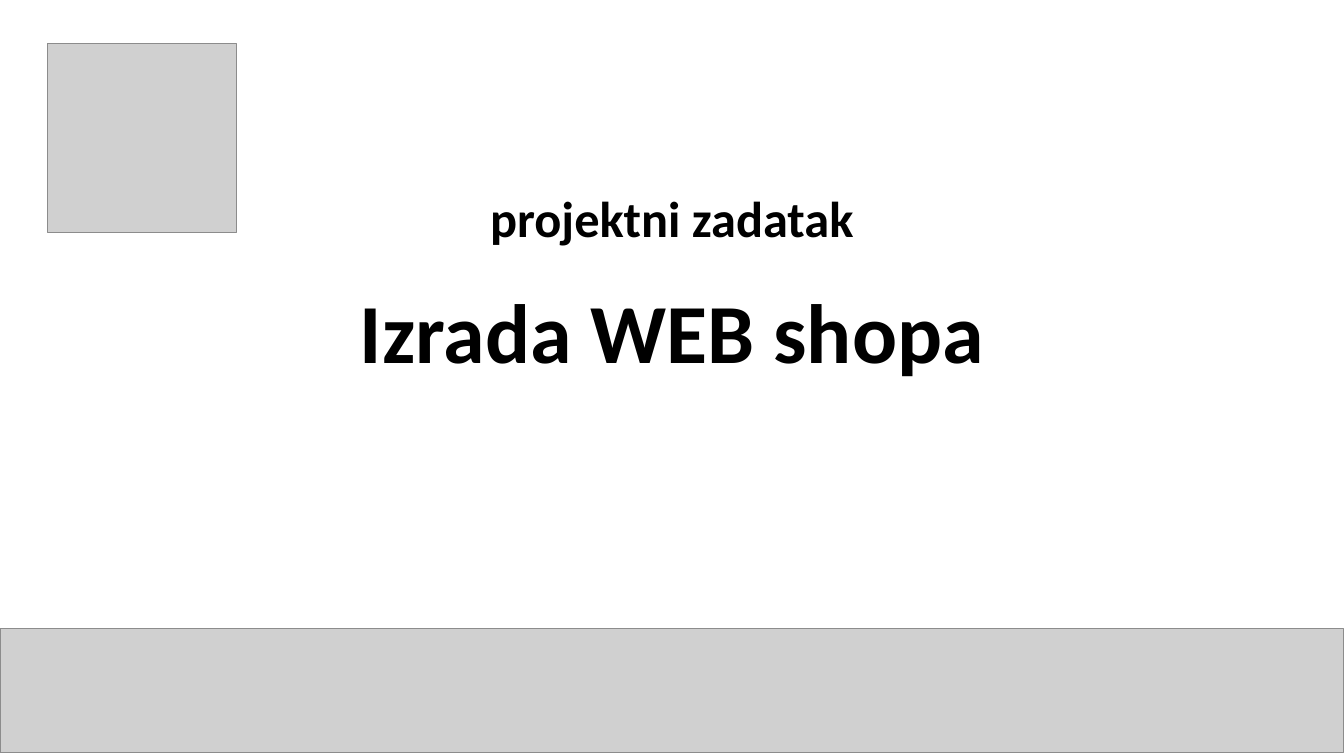
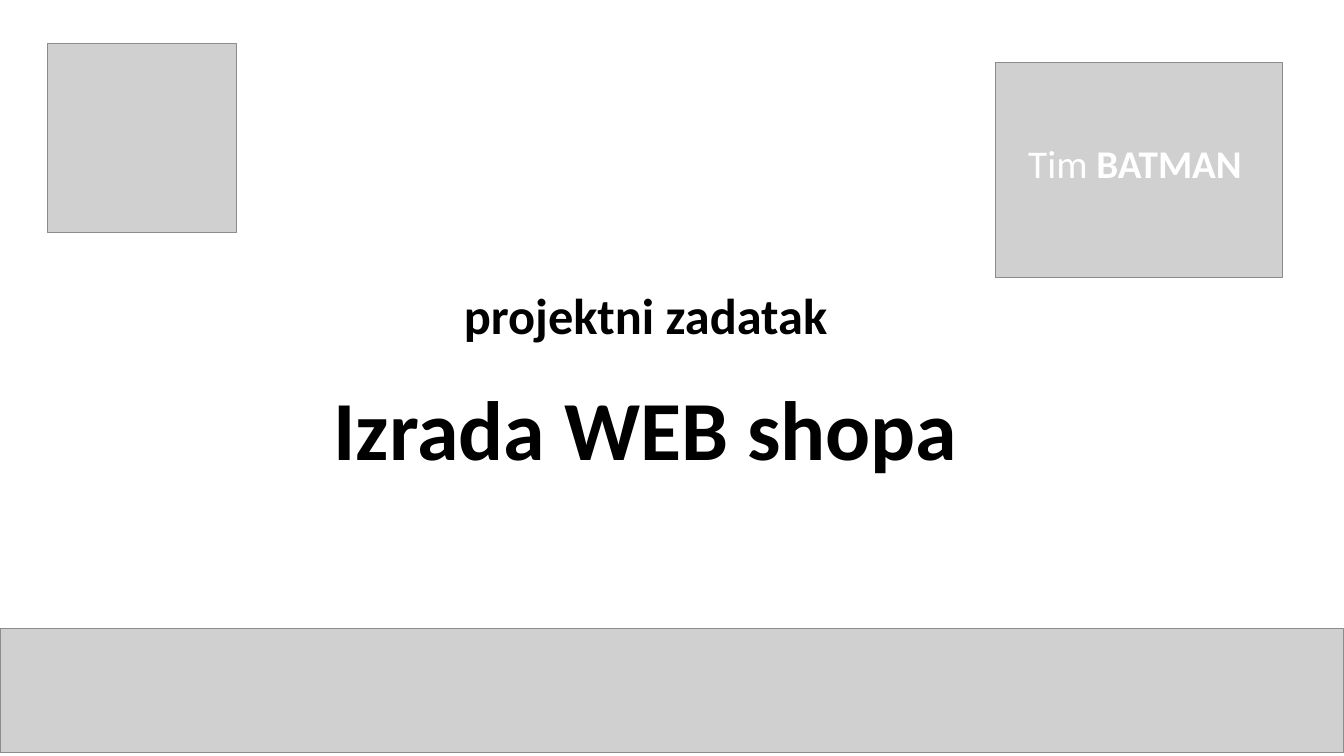
Before and after one commit to karlodzafic/backproject_ecommerce, a slide deck: slide 1 of Prezentacija.pptx. Drawn at 1344x756 pixels with LibreOffice and Linux fonts; fonts in the diff are those of the drawing; grey boxes stand for pictures. Boxes give left, top, right and bottom in pixels: in the first picture for what was removed or moved away, otherwise in the second. Text is boxed around its words. In the diff, an @@ line names an element or a change of style, - is before the commit and + after.

```diff
--- a/Prezentacija.pptx
+++ b/Prezentacija.pptx
@@ picture added at (996, 63, 1284, 278) @@
@@ text added at (1028, 151, 1241, 178), 28 pt, text #FFFFFF, bold @@
+Tim BATMAN
@@ title "projektni zadatak . Izrada WEB ...": place and size @@
-title "projektni zadatak . Izrada WEB ..." at (360, 201, 984, 377)
+title "projektni zadatak . Izrada WEB ..." at (334, 298, 957, 474)
```
